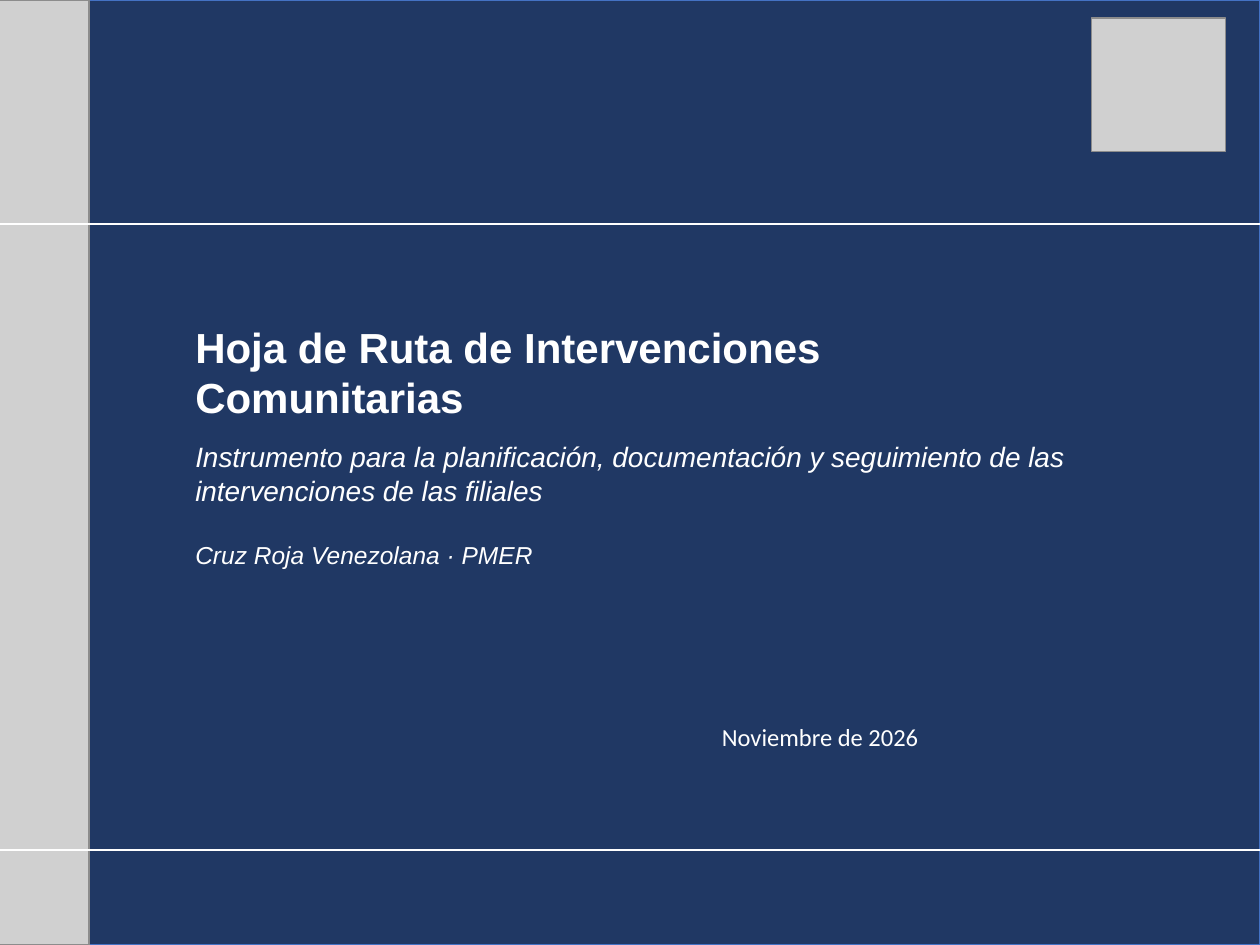
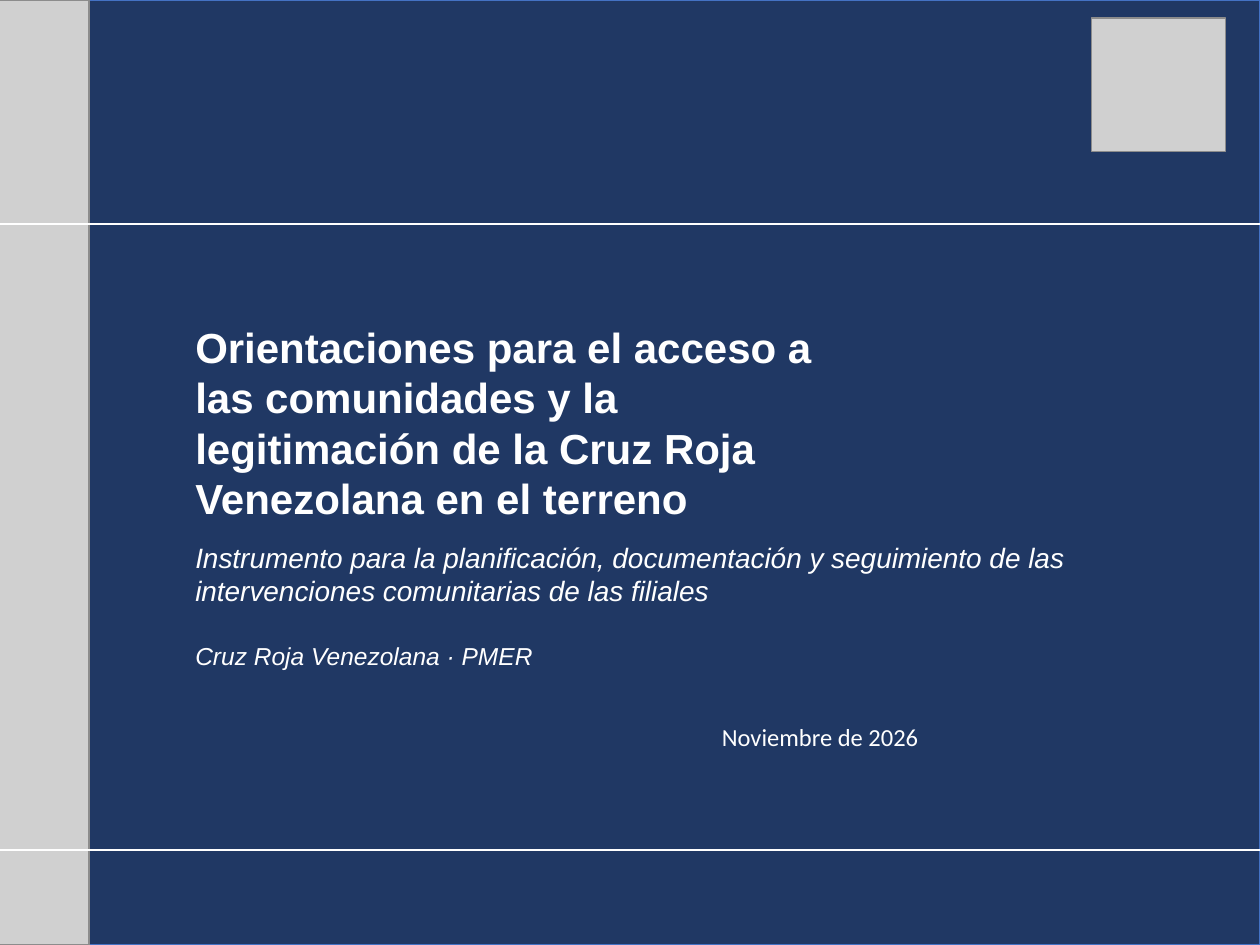
Before and after one commit to fmblancop/Hoja-de-Ruta-CRV, a slide deck: slide 1 of Hoja_de_Ruta_CRV_presentacion.pptx. Drawn at 1260x945 pixels with LibreOffice and Linux fonts; fonts in the diff are those of the drawing; grey boxes stand for pictures. Boxes give left, top, right and bottom in pixels: in the first picture for what was removed or moved away, otherwise in the second. Text is boxed around its words. In the diff, an @@ line names an element or a change of style, - is before the commit and + after.

```diff
--- a/Hoja_de_Ruta_CRV_presentacion.pptx
+++ b/Hoja_de_Ruta_CRV_presentacion.pptx
@@ text at box(195, 332, 1064, 602): text changed @@
-Hoja de Ruta de Intervenciones Comunitarias
-Instrumento para la planificación, documentación y seguimiento de las intervenciones de las filiales
+Orientaciones para el acceso a
+las comunidades y la
+legitimación de la Cruz Roja
+Venezolana en el terreno
+Instrumento para la planificación, documentación y seguimiento de las intervenciones comunitarias de las filiales
```
Also in this commit, not shown: 4 other slides changed, 3 slides added, 1 slide removed.
